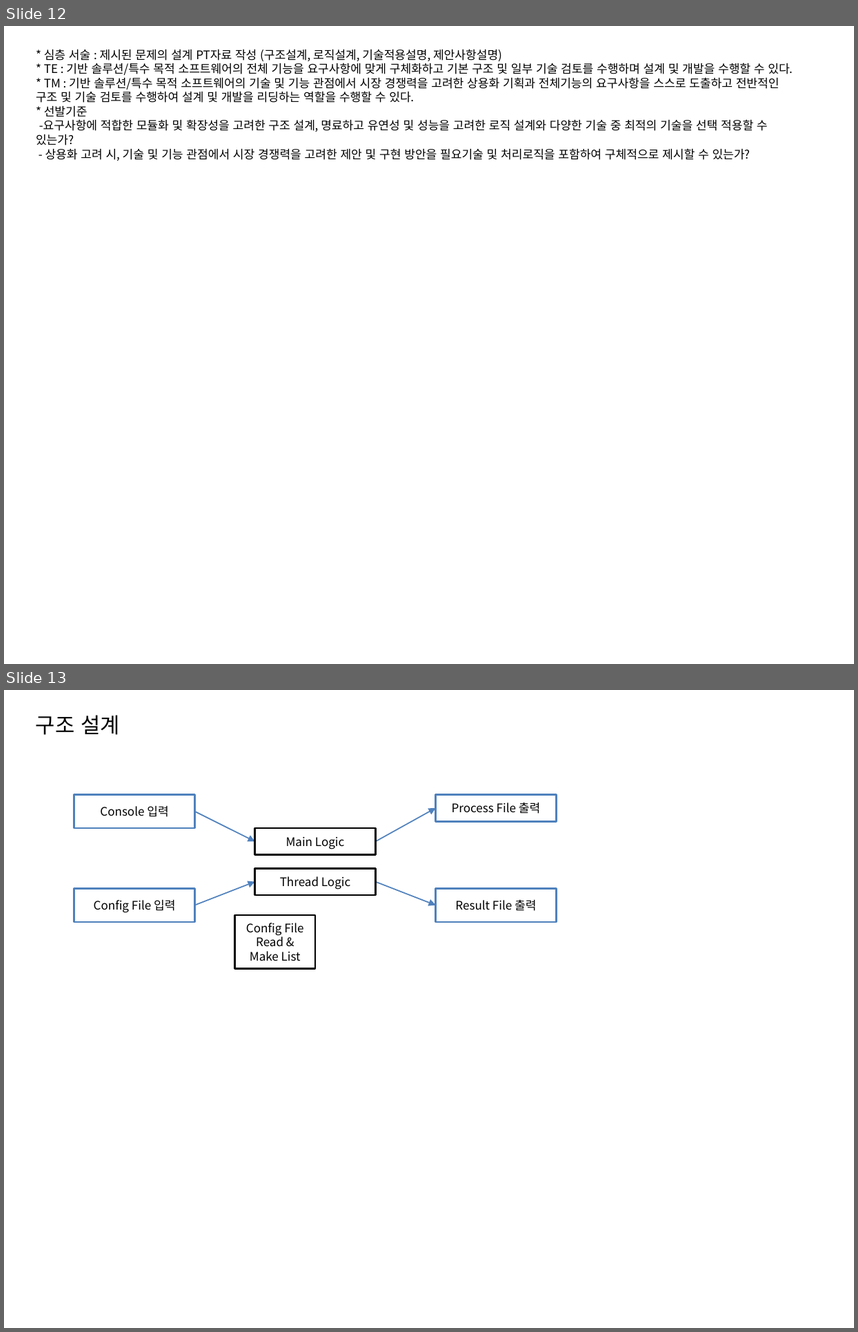
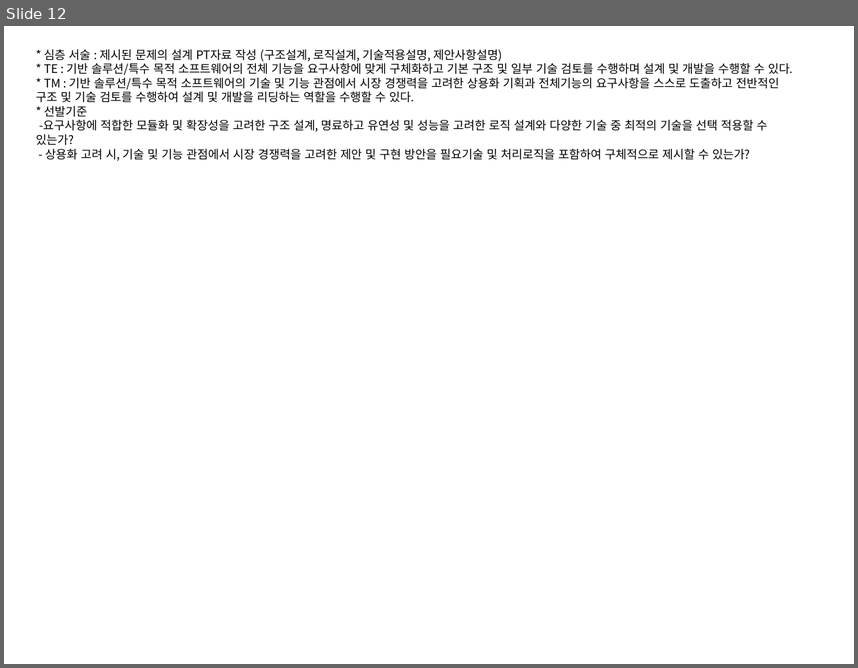
Before and after one commit to ambidext/CS_ConsoleGit, a slide deck: Monitoring/fc.pptx. Shown one above the other, each under a label of ours: slides 12 and 13 before the commit, slide 12 after it. The pictures are 858x1332 and 858x668 pixels, drawn with LibreOffice and Linux fonts; fonts in the diff are those of the drawing. Boxes give left, top, right and bottom in pixels: in the first picture for what was removed or moved away, otherwise in the second. Text is boxed around its words. In the diff, an @@ line names an element or a change of style, - is before the commit and + after.

```diff
--- a/Monitoring/fc.pptx
+++ b/Monitoring/fc.pptx
@@ slide 13 removed at (x1=4, y1=690, x2=854, y2=1328), background #FFFFFF @@
@@ text removed at (x1=36, y1=715, x2=120, y2=735) @@
-구조 설계
@@ rectangle removed at (x1=74, y1=795, x2=195, y2=828) @@
-Console 입력
@@ arrow removed from (194, 811) to (254, 841) @@
@@ arrow removed from (375, 841) to (436, 808) @@
@@ rectangle removed at (x1=436, y1=795, x2=557, y2=821) @@
-Process File 출력
@@ rectangle removed at (x1=254, y1=828, x2=375, y2=854) @@
-Main Logic
@@ rectangle removed at (x1=254, y1=869, x2=375, y2=895) @@
-Thread Logic
@@ rectangle removed at (x1=74, y1=888, x2=195, y2=921) @@
-Config File 입력
@@ arrow removed from (194, 905) to (254, 881) @@
@@ arrow removed from (375, 881) to (436, 905) @@
@@ rectangle removed at (x1=436, y1=888, x2=557, y2=921) @@
-Result File 출력
@@ rectangle removed at (x1=235, y1=915, x2=315, y2=969) @@
-Config File Read & Make List
```
Also in this commit, not shown: 1 slide changed.
